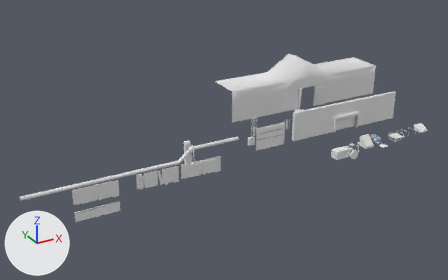
What one commit did to the FBX model Assets/Models/IntroGate.fbx.
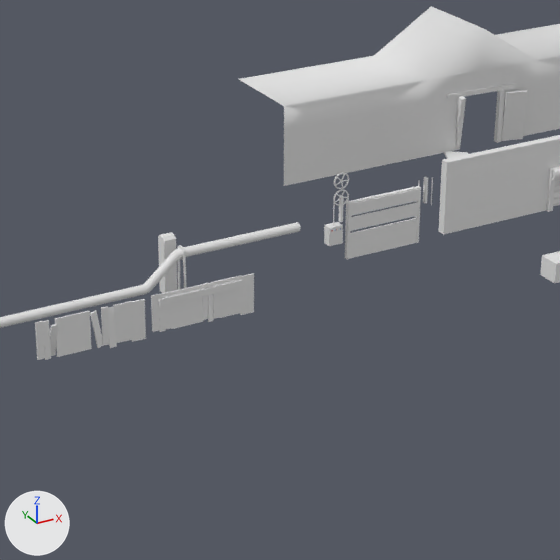
Each version is shown whole from a 50 mm lens placed at (-70.6, -70.2, 43.1), pointed at (-24.6, 13.5, 1.3), then close up on the part from 27% to 76% of the width and 18% to 95% of the height. Lighting does not change. The marker at lower left points along +X, +Y and +Z. The older version's two pictures come first. Where no turn or scale is listed for an object, it has been applied to the vertices. Vertices at exactly the same position are counted once.

The scene before the commit, as lines of its bpy script (objects in view):
```python
me_cube_014 = bpy.data.meshes.new('Cube.014')
me_cube_014.from_pydata(...)  # 24 vertices, 22 faces; spans x -11.3..11.3, y -0.3..0.3, z 0.0..5.1
me_cube_018 = bpy.data.meshes.new('Cube.018')
me_cube_018.from_pydata(...)  # 80 vertices, 60 faces; spans x -3.44..3.55, y -0.13..0.13, z -3.21..-0.45
me_cube_035 = bpy.data.meshes.new('Cube.035')
me_cube_035.from_pydata(...)  # 96 vertices, 84 faces; spans x -29.9..5.7, y -0.3..0.3, z -2.8..-0.3
ob_farm_fencesegment = bpy.data.objects.new('Farm_FenceSegment', me_cube_018)
ob_farm_fencesegment.location = (-30.88, 9.61, 1.05)
ob_farmpipe1_tube = bpy.data.objects.new('FarmPipe1_Tube', me_cube_035)
ob_farmpipe1_tube.location = (-28.64, 11.77, 2.45)
ob_rollerdoorbackwall = bpy.data.objects.new('RollerDoorBackWall', me_cube_014)
ob_rollerdoorbackwall.location = (-1.33, 10.47, -0.21)
# also in view: 'Sluice_Frame' at (-17.6, 10.0, 2.0); 'Farm_BarnFront_Decorations' at (-1.2, 20.8, 1.8); 'Sluice_MovingPlate' at (-17.6, 10.0, 0.6); 'FarmPipe1_FrameFilled' at (-31.2, 13.8, 0.3); 'Farm_BarnFront' at (-0.9, 26.2, 4.4)
```
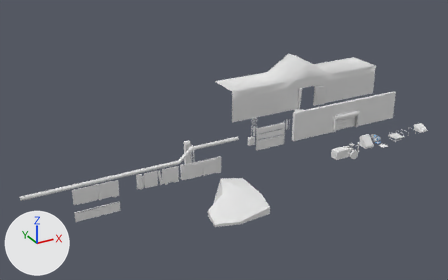
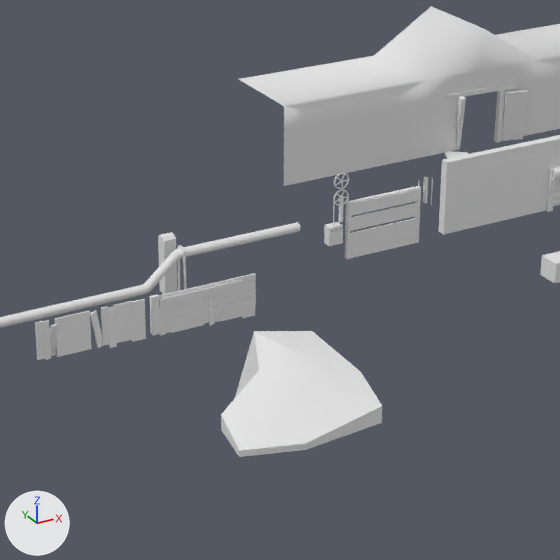
Boxes (x1, y1, x2, y2) around the edits, measured in the close-ups (560 x 560 px; the box of a moved part takes in the faces that stretch with it):
'Farm_LargeRock', added
    after: (221, 331, 382, 457)
'Farm_FenceSegment', reshaped
    before: (151, 273, 254, 332)
    after: (149, 273, 256, 335)
'Farm_FenceSegment.002', added
    after: (153, 287, 255, 336)
part 1 of me_cube_018, added
    after: (159, 273, 256, 299)
part 2 of me_cube_018, added
    after: (149, 294, 160, 335)
part 3 of me_cube_018, moved or reshaped
    before: (151, 273, 254, 332)
    after: (159, 281, 256, 307)

The change in detail:
me_cube_018 is used by ob_farm_fencesegment; location (-30.88, 9.61, 1.05).
me_cube_018 had 80 vertices, 60 faces and spanned x -3.44..3.55, y -0.13..0.13, z -3.21..-0.45.
me_cube_018 now has 40 vertices, 30 faces and spans x -3.51..3.68, y -0.13..0.16, z -3.01..-0.52.
me_cube_018 part 1: a new loose piece, a box spanning x -3.5..3.67, y -0.04..0.07, z -1.07..-0.59.
me_cube_018 part 2: a new loose piece, a box spanning x -3.51..-3.04, y -0.13..0.16, z -3.01..-0.52.
Part 3, on me_cube_018:
16 vertices are removed from x -3.44..3.55, y -0.07..0.07, z -3.21..-0.45.
12 faces are deleted.
12 vertices are added at x -3.5..3.68, y -0.04, z -2.69..-1.04.
12 new vertices lie (0.0, 0.11, 0.0) away from vertices in x -3.5..3.68, y -0.04, z -2.69..-1.04.
18 new faces join them.
Other edits to the shape of me_cube_018 do not show in these pictures.
Mesh me_cube_039_1 is new.
It has 80 vertices, 60 faces and spans x -3.42..3.67, y -0.1..0.17, z -3.48..-0.62.
Mesh me_cube_041_1 is new.
It has 25 vertices, 21 faces and spans x -5.35..3.71, y -4.03..5.28, z -1.32..1.5.
Object 'Farm_FenceSegment.002' (ob_farm_fencesegment_002) is new; it shows me_cube_039_1.
Its location is (-30.88, 9.61, 1.05).
Object 'Farm_LargeRock' (ob_farm_largerock) is new; it shows me_cube_041_1.
Its location is (-30.44, -1.4, -1.4).
